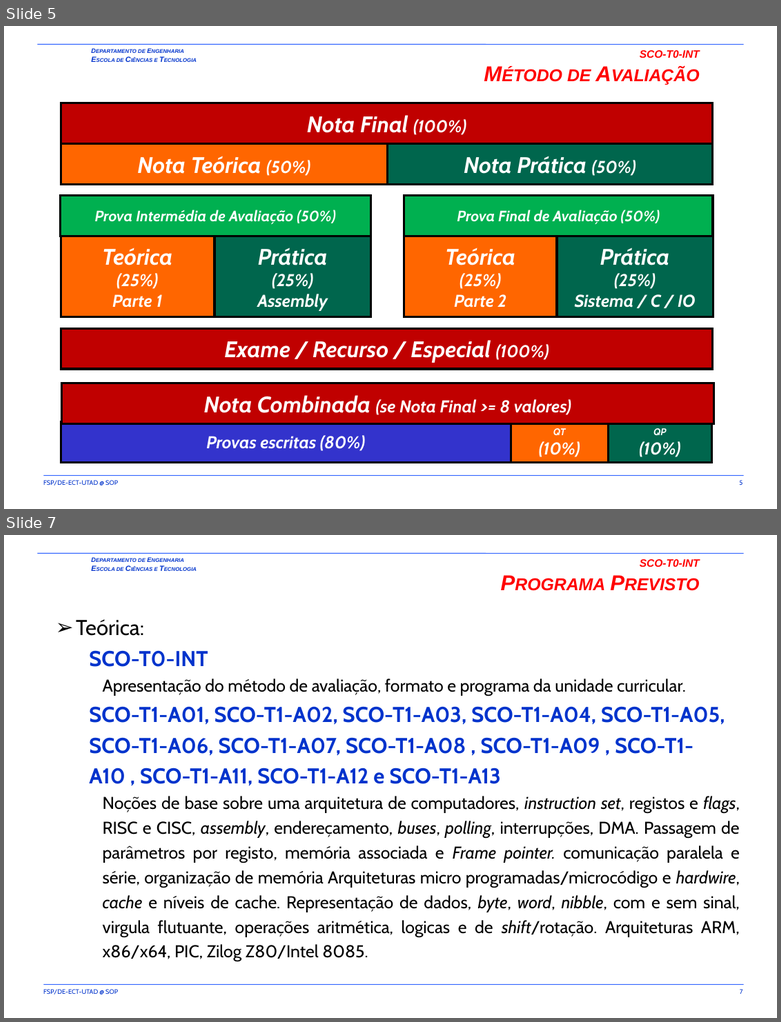
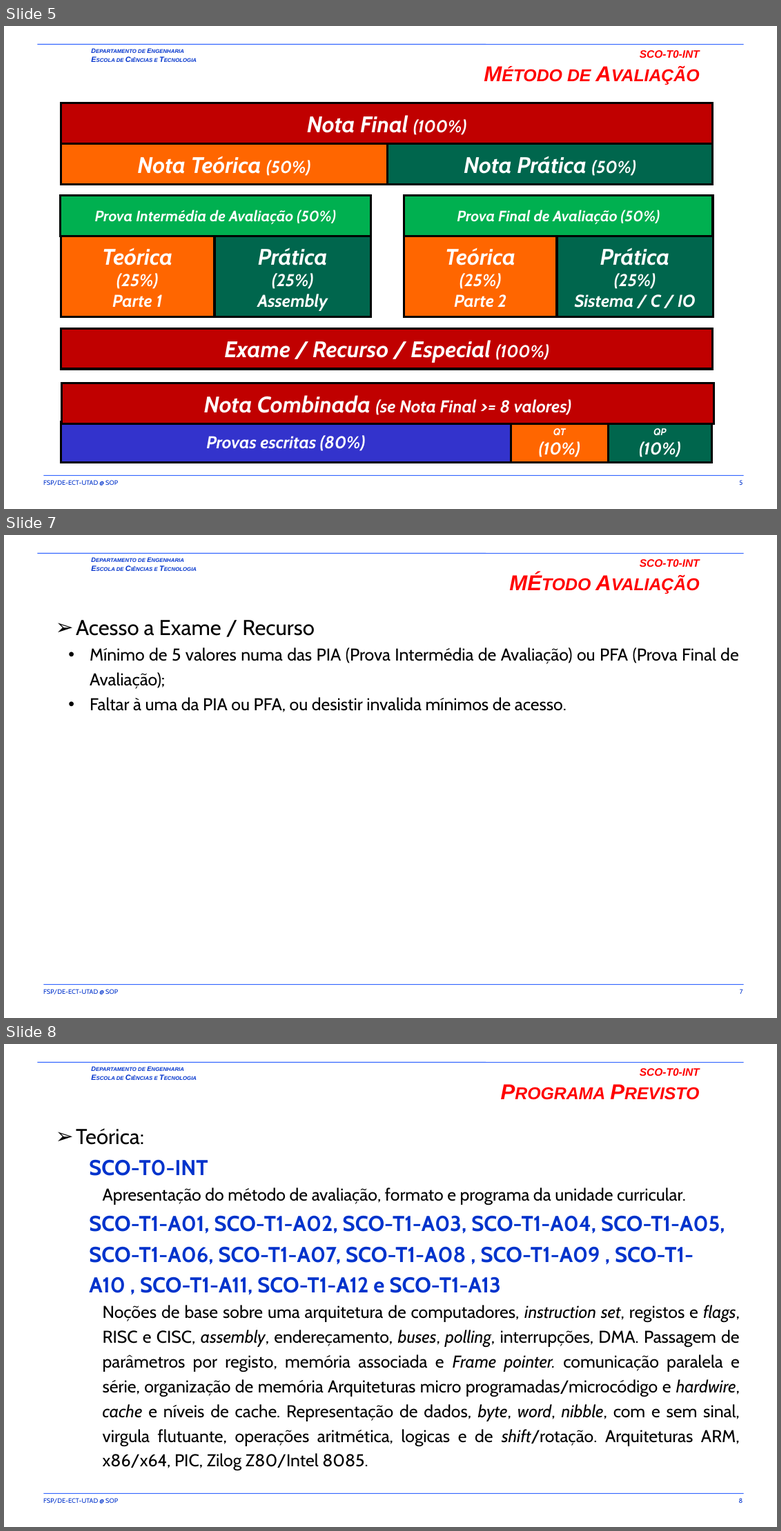
Before and after one commit to fsp864/UTAD-SCO, a slide deck: aulas/t/SCO-T0-INT.pptx. Shown one above the other, each under a label of ours: slides 5 and 7 before the commit, slides 5, 7 and 8 after it; the slides between them are not shown. The pictures are 781x1022 and 781x1531 pixels, drawn with LibreOffice and Linux fonts; fonts in the diff are those of the drawing; background and template pictures are left out. Boxes give left, top, right and bottom in pixels: in the first picture for what was removed or moved away, otherwise in the second. Text is boxed around its words. In the diff, an @@ line names an element or a change of style, - is before the commit and + after.

```diff
--- a/aulas/t/SCO-T0-INT.pptx
+++ b/aulas/t/SCO-T0-INT.pptx
@@ slide 7 added at [4, 535, 777, 1018], background picture (left out); not listed: 5 template elements that a slide beside it also shows @@
@@ title added at [639, 559, 700, 567], 20 pt, text #FF0000, bold, italic, small capitals @@
+SCO-T0-INT
+MÉtodo Avaliação
@@ text added at [76, 620, 739, 712], 16 pt, text #000000 @@
+➢ Acesso a Exame / Recurso
+  • Mínimo de 5 valores numa das PIA (Prova Intermédia de Avaliação) ou PFA (Prova Final de Avaliação);
+  • Faltar à uma da PIA ou PFA, ou desistir invalida mínimos de acesso.
@@ what was slide 7 is now slide 8 @@
@@ page number at [739, 1498, 743, 1503]: text changed @@
-7
+8
```
Also in this commit, not shown: 1 slide changed, 5 other files.
